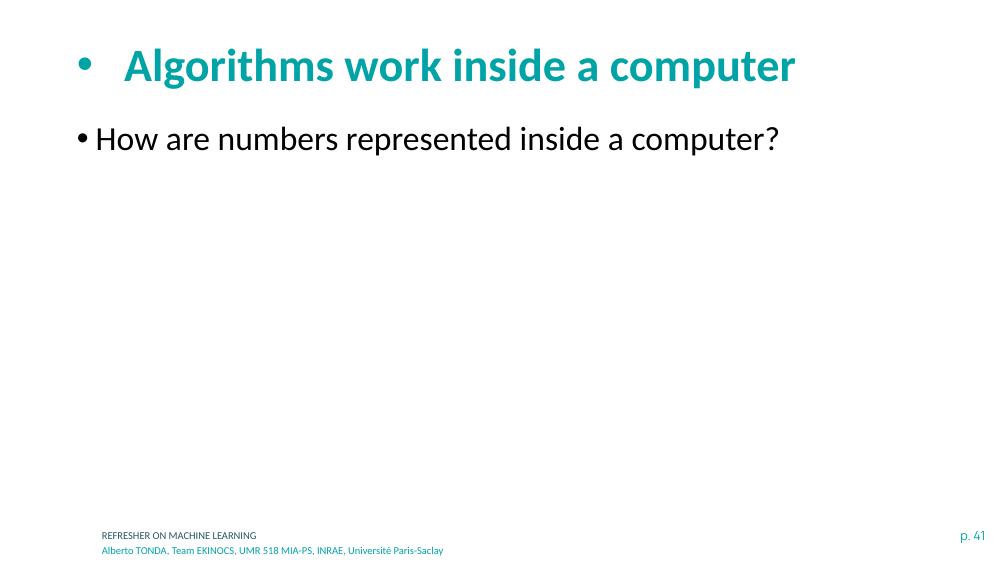
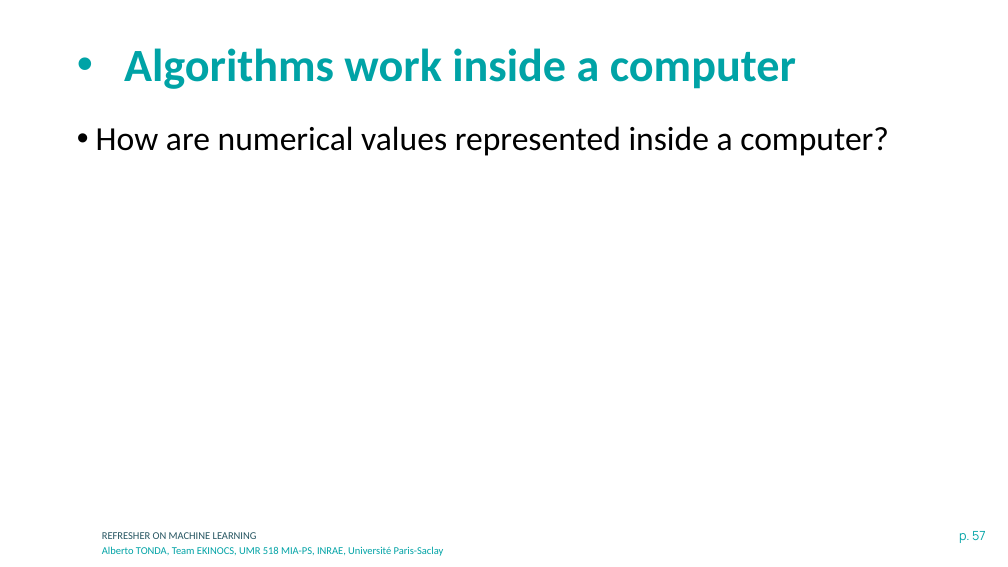
Before and after one commit to albertotonda/teaching, a slide deck: slide 57 of deep-learning-in-practice-with-pytorch/0-machine-learning.pptx (slide 41 before the commit). Drawn at 1008x567 pixels with LibreOffice and Linux fonts; fonts in the diff are those of the drawing; background and template pictures are left out. Boxes give left, top, right and bottom in pixels: in the first picture for what was removed or moved away, otherwise in the second. Text is boxed around its words. In the diff, an @@ line names an element or a change of style, - is before the commit and + after.

```diff
--- a/deep-learning-in-practice-with-pytorch/0-machine-learning.pptx
+++ b/deep-learning-in-practice-with-pytorch/0-machine-learning.pptx
@@ text at [96, 126, 889, 156]: text changed @@
-• How are numbers represented inside a computer?
+• How are numerical values represented inside a computer?
@@ page number at [959, 531, 986, 543]: text changed @@
-p. 41
+p. 57
```
Also in this commit, not shown: 22 other slides changed, 19 slides added, 1 slide removed, 10 other files.
